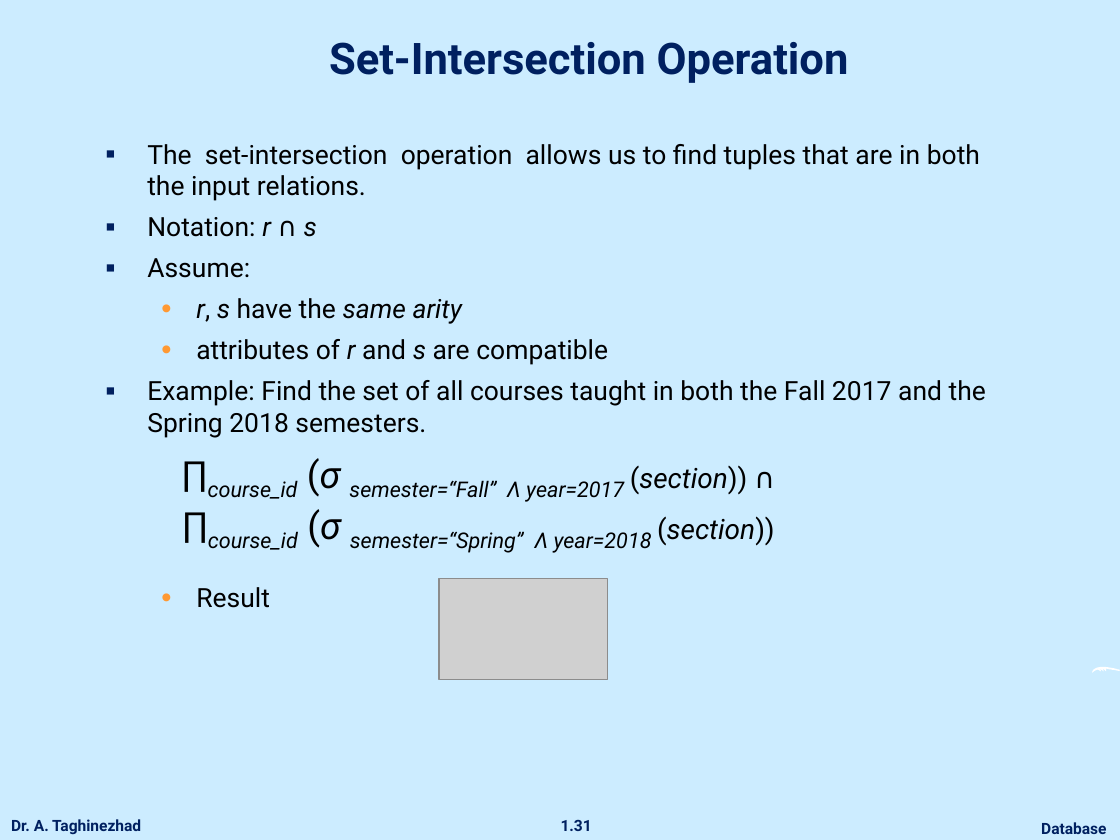
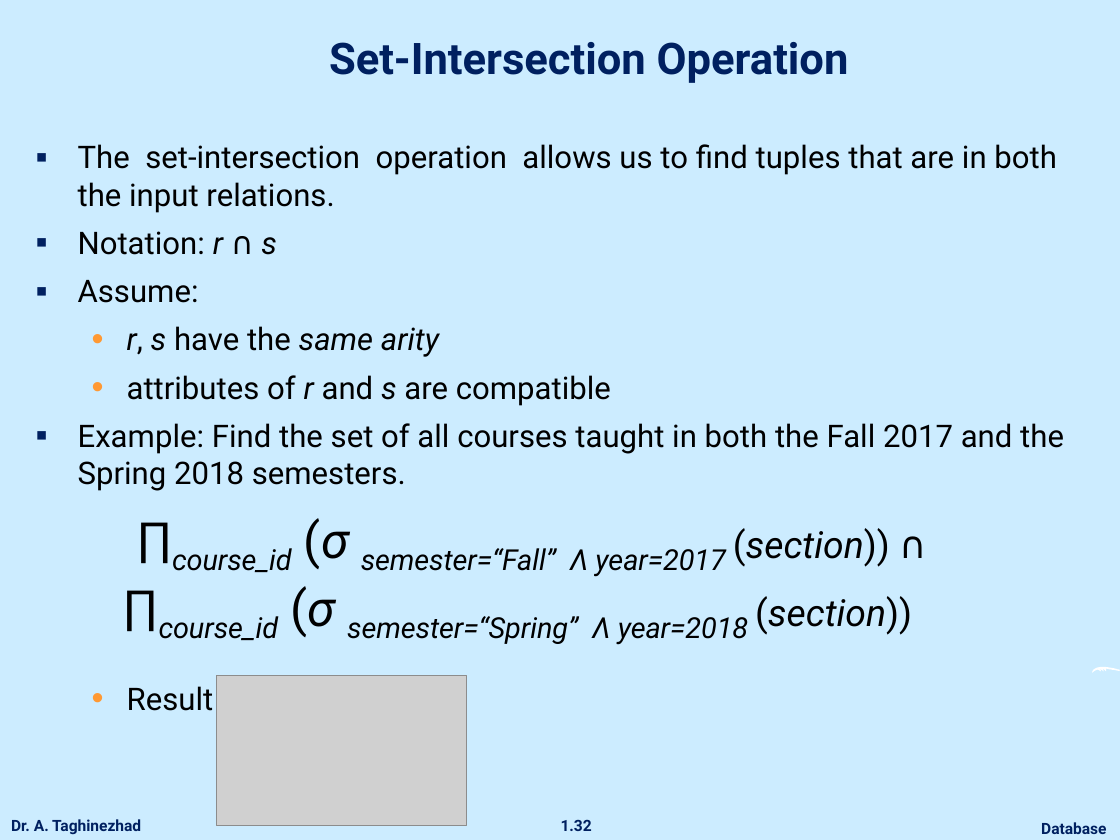
Before and after one commit to ataghinezhad/ataghinezhad.github.io, a slide deck: slide 32 of courses/downloads/temp/Database_Lec2.pptx (slide 31 before the commit). Drawn at 1120x840 pixels with LibreOffice and Linux fonts; fonts in the diff are those of the drawing; grey boxes stand for pictures; background and template pictures are left out. Boxes give left, top, right and bottom in pixels: in the first picture for what was removed or moved away, otherwise in the second. Text is boxed around its words. In the diff, an @@ line names an element or a change of style, - is before the commit and + after.

```diff
--- a/courses/downloads/temp/Database_Lec2.pptx
+++ b/courses/downloads/temp/Database_Lec2.pptx
@@ text "The set-intersection operation allows us ...": place and size @@
-text "The set-intersection operation allows us ..." at box(147, 144, 986, 608)
+text "The set-intersection operation allows us ..." at box(78, 144, 1064, 711)
@@ text "The set-intersection operation allows us ..." at box(78, 144, 1064, 711): size 17 to 20 pt in "The set-intersection operation allows us to find ...", "Notation: r ∩ s", "Assume:", "r, s have the same arity" and 3 more places; size 24 to 32 pt in "∏course_id (σ semester=“Fall” Λ year=2017 ∏course_id (σ ..."; size 18 to 24 pt in "(section)) ∩ (section))"; more space between paragraphs @@
@@ picture: place and size @@
-picture at box(439, 579, 607, 680)
+picture at box(216, 675, 467, 825)
@@ page number at box(561, 820, 592, 831): text changed @@
-1.31
+1.32
```
Also in this commit, not shown: 16 other slides changed, 2 slides added, 1 slide removed.
